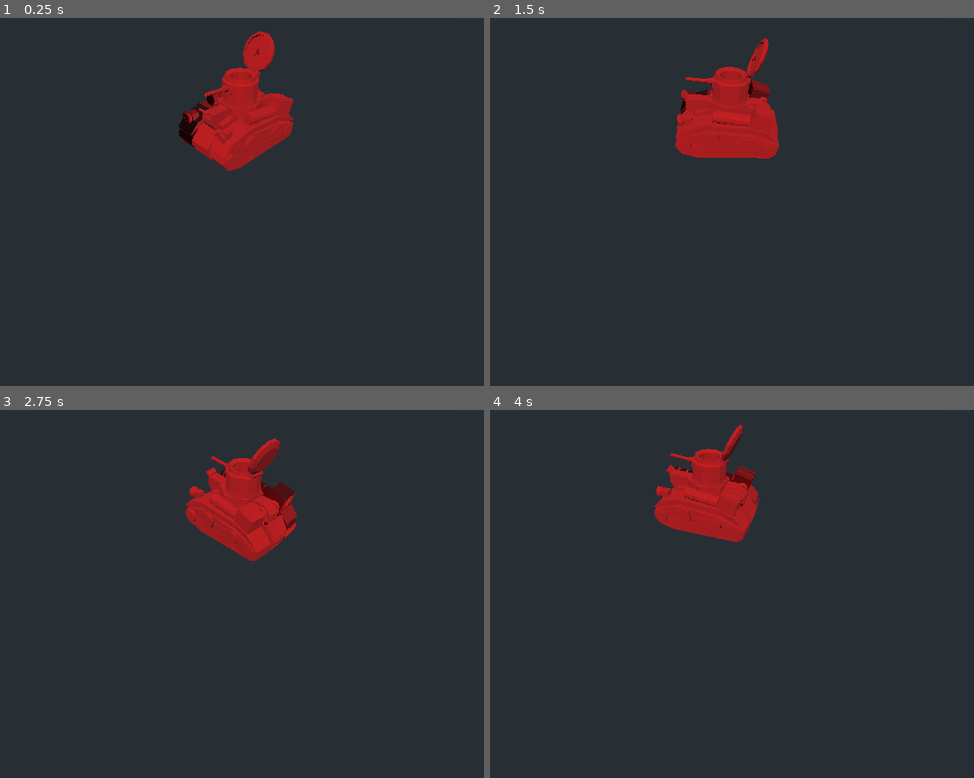
Above: before the commit, frames 1-4 (two rows, left to right).
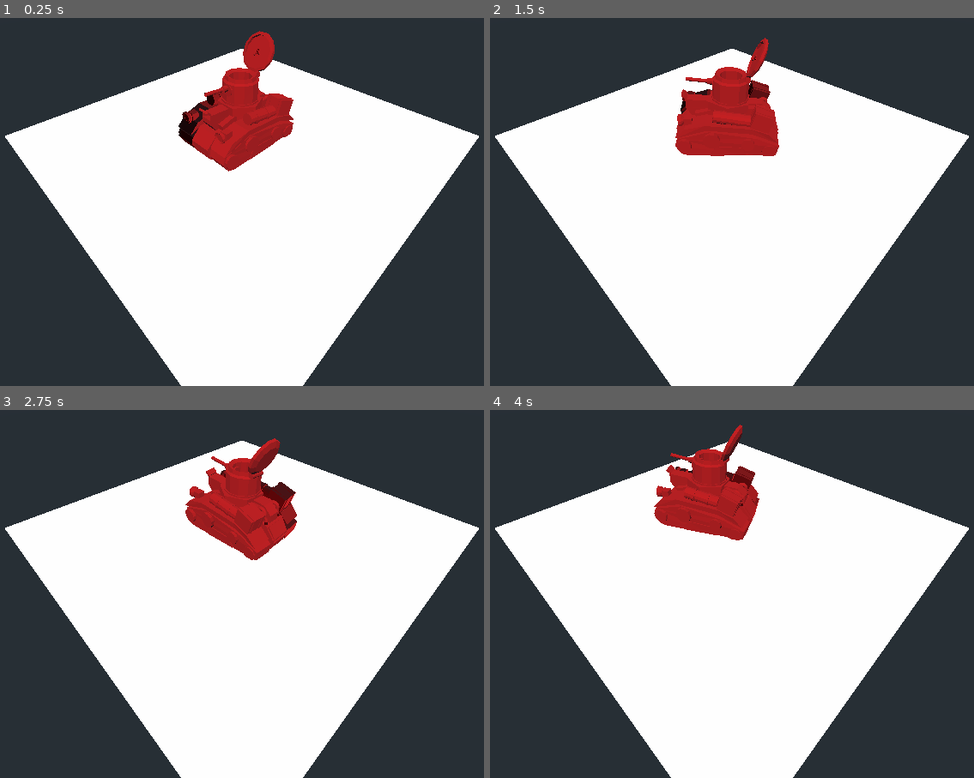
Above: after the commit, the same moments.

Repository: Hasnep/combatanks
Game: Godot game, scene res://World.tscn
Same seed, same stepped clock (60 frames per second), same inputs: the game is played once before the commit and once after it.
Inputs:
- Up to frame 1 (0.25 s): no input
- Up to frame 2 (1.5 s): tap Enter at 0.5 s; hold Right (turn_right) 0.53-1.28 s; hold Down (move_backward) from 1.28 s (still down)
- Up to frame 3 (2.75 s): release Down (move_backward) at 2.03 s; hold Right (turn_right) from 2.03 s (still down)
- Up to frame 4 (4 s): release Right (turn_right) at 2.78 s; hold Up (move_forward) 2.78-3.53 s; hold Left (turn_left) from 3.53 s (still down)

The runs differ from the first frame. In frame 1, 49% of the frame differs, in the area x 1-99%, y 8-100%; in frame 2, 49%; in frame 3, 49%; in frame 4, 50%.

Commit message:
Add a floor plane

Diff:
--- a/World.tscn
+++ b/World.tscn
@@ -1,6 +1,10 @@
-[gd_scene load_steps=2 format=2]
+[gd_scene load_steps=3 format=2]
 
 [ext_resource path="res://Tank/Tank.tscn" type="PackedScene" id=1]
+
+
+
+[sub_resource type="PlaneMesh" id=1]
 
 [node name="World" type="Spatial"]
 
@@ -11,3 +15,7 @@
 
 [node name="DirectionalLight" type="DirectionalLight" parent="."]
 transform = Transform( 0.707107, -0.5, 0.5, 0, 0.707107, 0.707107, -0.707107, -0.5, 0.5, 0, 0, 0 )
+
+[node name="MeshInstance" type="MeshInstance" parent="."]
+mesh = SubResource( 1 )
+material/0 = null
